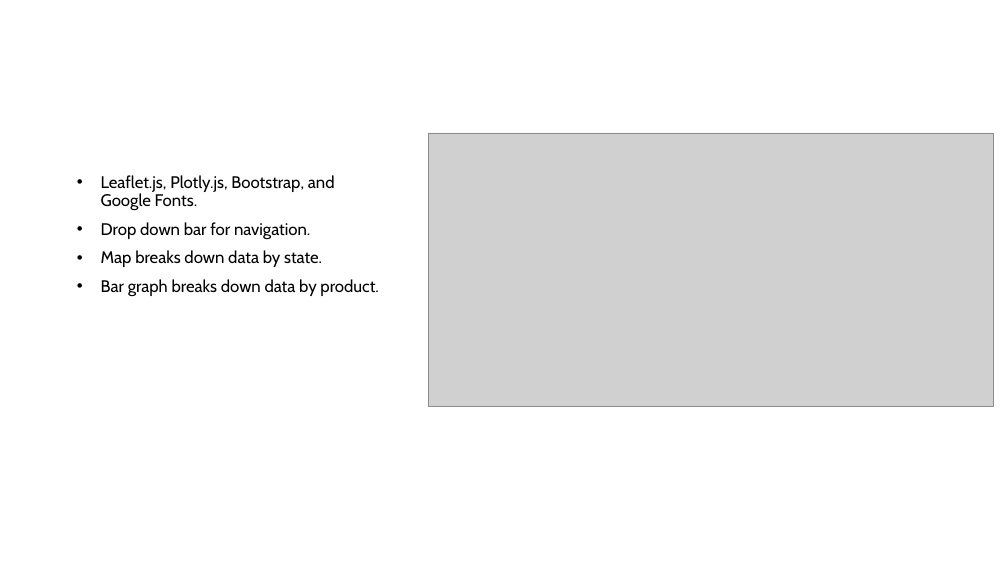
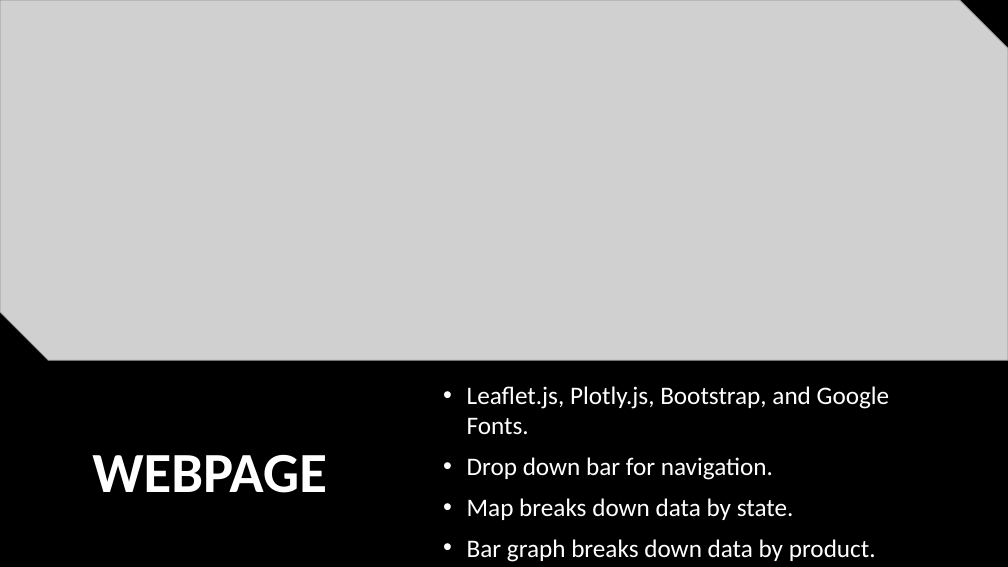
Before and after one commit to janettelau/consumer_complaints, a slide deck: slide 6 of Consumer Complaints.pptx (slide 5 before the commit). Drawn at 1008x567 pixels with LibreOffice and Linux fonts; fonts in the diff are those of the drawing; grey boxes stand for pictures; background and template pictures are left out. Boxes give left, top, right and bottom in pixels: in the first picture for what was removed or moved away, otherwise in the second. Text is boxed around its words. In the diff, an @@ line names an element or a change of style, - is before the commit and + after.

Commit message:
Updated the design of the powerpoint

```diff
--- a/Consumer Complaints.pptx
+++ b/Consumer Complaints.pptx
@@ background #FFFFFF to picture (left out) @@
@@ picture: place and size @@
-picture at (429, 133, 994, 407)
+picture at (0, 0, 1008, 361)
@@ text "Leaflet.js, Plotly.js, Bootstrap, and Google ...": place and size @@
-text "Leaflet.js, Plotly.js, Bootstrap, and Google ..." at (101, 175, 378, 296)
+text "Leaflet.js, Plotly.js, Bootstrap, and Google ..." at (467, 386, 890, 562)
@@ text "Leaflet.js, Plotly.js, Bootstrap, and Google ..." at (467, 386, 890, 562): size 16 to 24 pt, font Cabin to Calibri, text colour #000000 to #FFFFFF; line spacing 0.9 to 1 @@
@@ title added at (92, 454, 327, 493), 54 pt, text #FFFFFF, bold @@
+WEBPAGE
```
Also in this commit, not shown: 6 other slides changed, 7 slides added.
